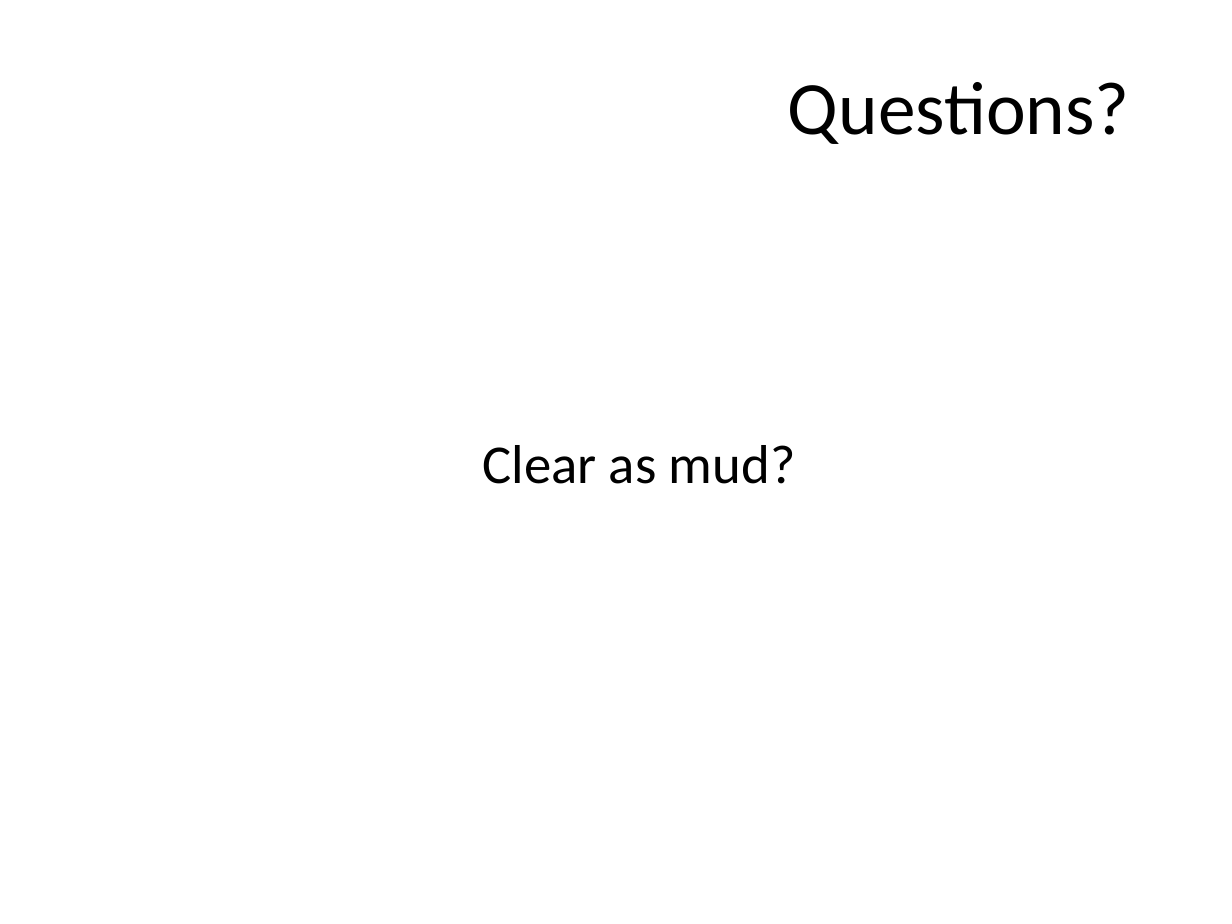
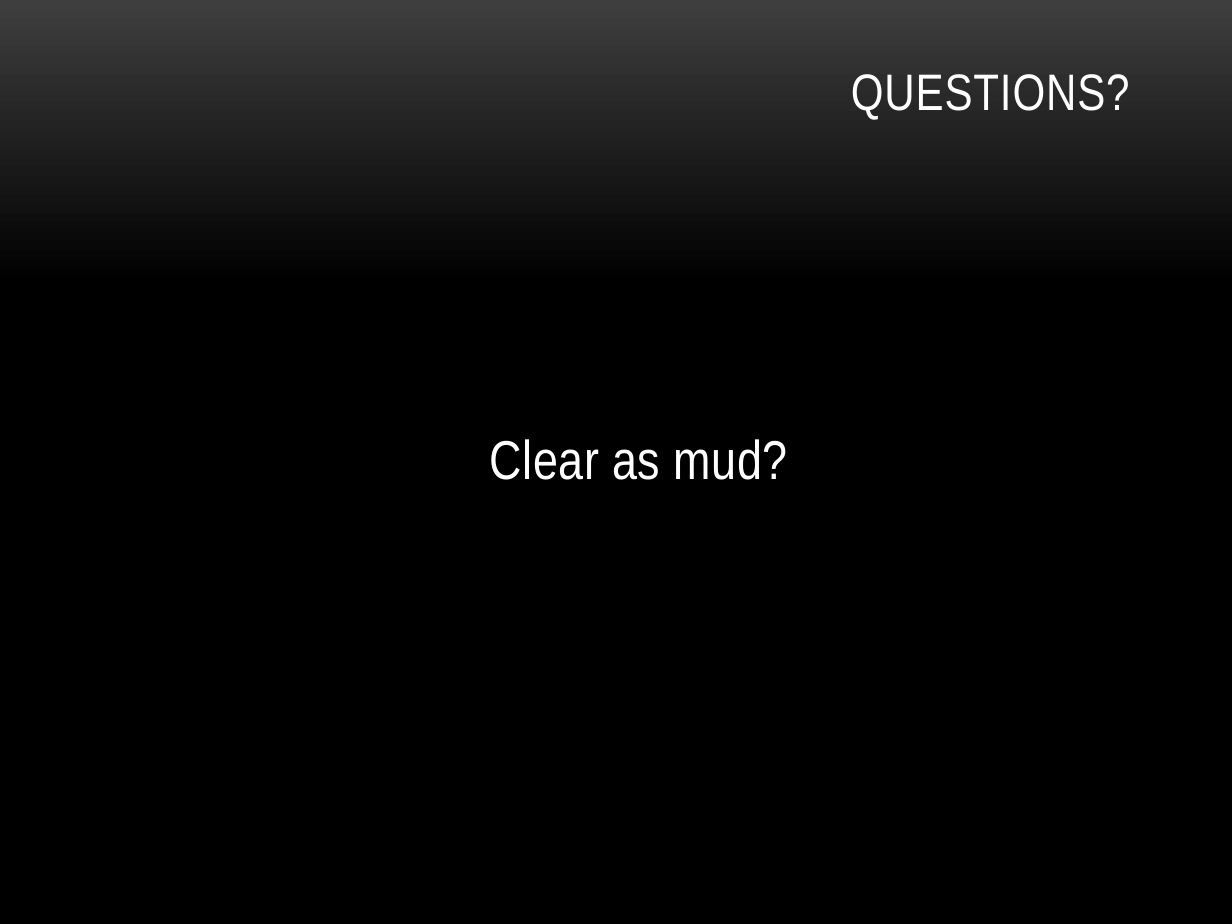
Before and after one commit to lozanotek/zenofmvc, a slide deck: slide 27 of slides/aspnet_mvc_zen.pptx (slide 29 before the commit). Drawn at 1232x924 pixels with LibreOffice and Linux fonts; fonts in the diff are those of the drawing; background and template pictures are left out. Boxes give left, top, right and bottom in pixels: in the first picture for what was removed or moved away, otherwise in the second. Text is boxed around its words. In the diff, an @@ line names an element or a change of style, - is before the commit and + after.

```diff
--- a/slides/aspnet_mvc_zen.pptx
+++ b/slides/aspnet_mvc_zen.pptx
@@ background #FFFFFF to picture (left out) @@
@@ title at box(851, 74, 1130, 120): text changed; size 44 to 30 pt; font Calibri to Arial Narrow; text colour #000000 to #FFFFFF @@
-Questions?
+QUESTIONS?
@@ text "Clear as mud?" at box(490, 439, 788, 480): font Calibri to Arial Narrow, text colour #000000 to #FFFFFF, letter spacing 0 to 0.3 pt; line spacing 1 to 0.9; more space between paragraphs @@
```
Also in this commit, not shown: 23 other slides changed, 4 slides added, 6 slides removed, 36 other files.
